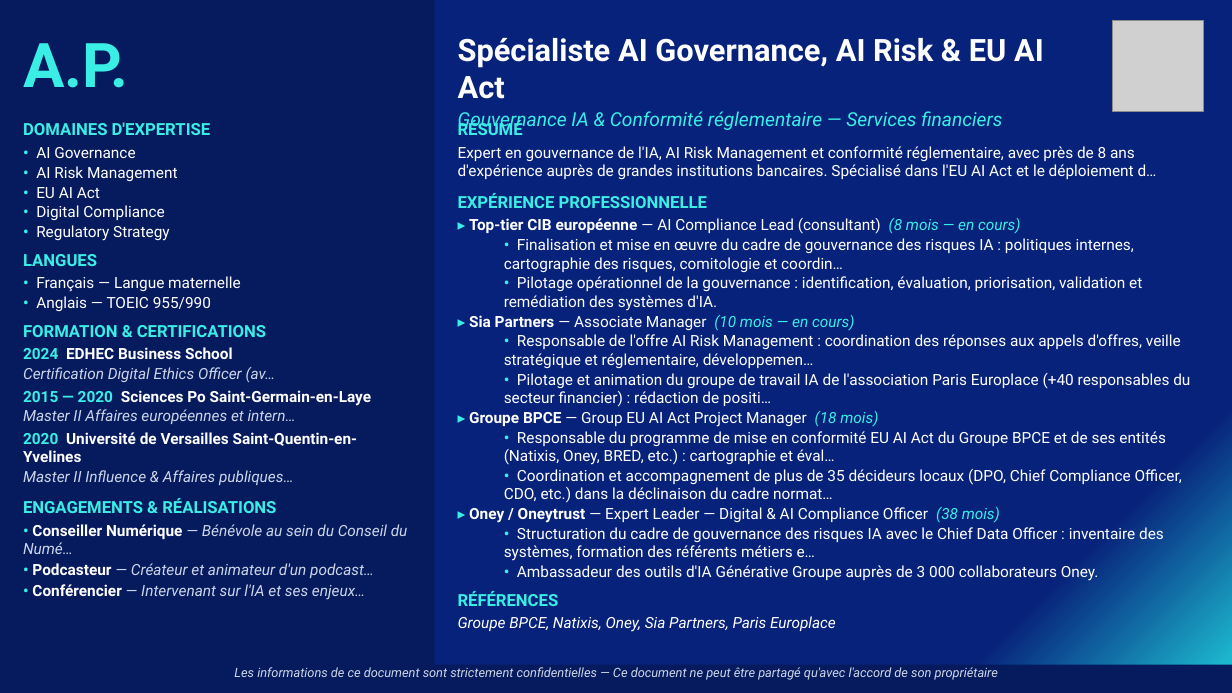
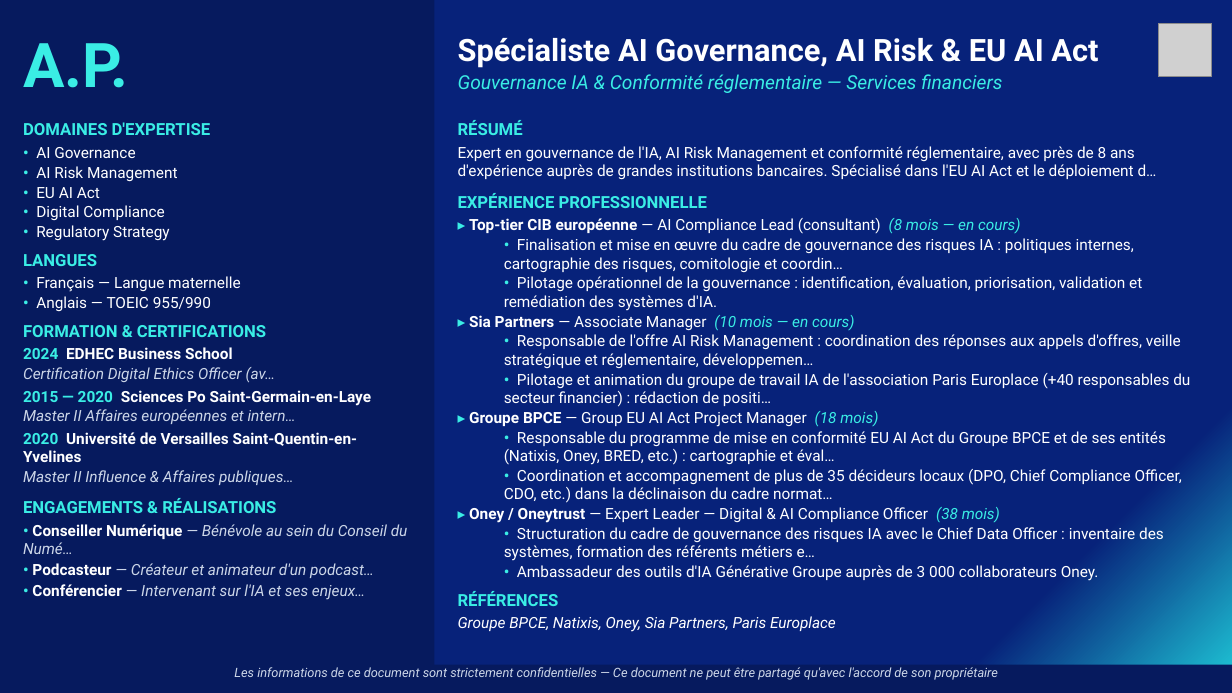
Before and after one commit to insidebankingfrance-rgb/G-n-rateur-de-CV, a slide deck: slide 1 of outputs/A.P._ai_governance.pptx. Drawn at 1232x693 pixels with LibreOffice and Linux fonts; fonts in the diff are those of the drawing; grey boxes stand for pictures. Boxes give left, top, right and bottom in pixels: in the first picture for what was removed or moved away, otherwise in the second. Text is boxed around its words. In the diff, an @@ line names an element or a change of style, - is before the commit and + after.

```diff
--- a/outputs/A.P._ai_governance.pptx
+++ b/outputs/A.P._ai_governance.pptx
@@ picture: place and size @@
-picture at box(1113, 20, 1203, 111)
+picture at box(1158, 23, 1212, 77)
@@ text "Spécialiste AI Governance, AI Risk ..." rewrapped from box(458, 38, 1044, 131) to box(458, 38, 1098, 93) @@
```
Also in this commit, not shown: 1 other slide changed, 3 other files.
